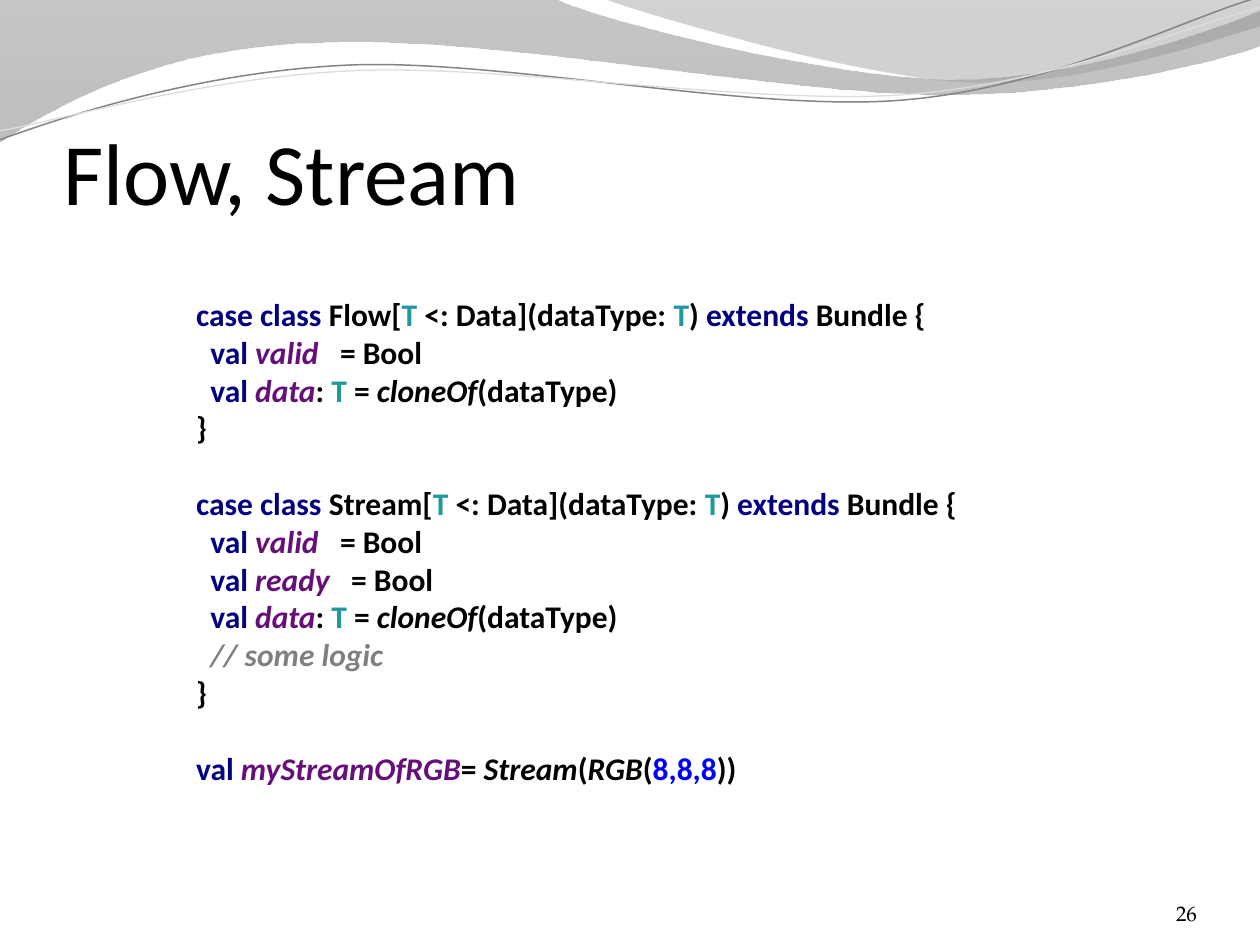
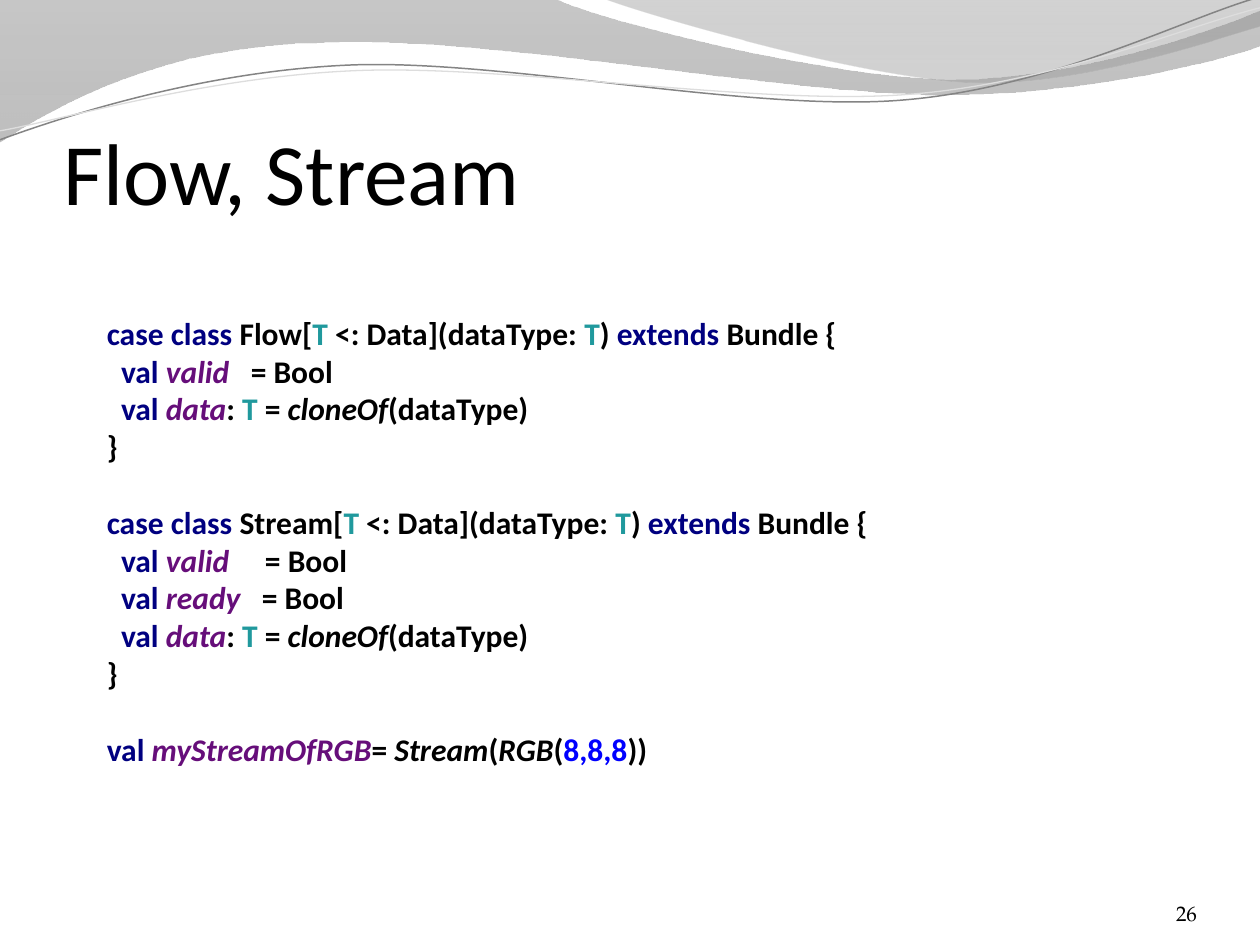
Before and after one commit to SpinalHDL/SpinalDoc, a slide deck: slide 26 of presentation/en/presentation.pptx. Drawn at 1260x945 pixels with LibreOffice and Linux fonts; fonts in the diff are those of the drawing; background and template pictures are left out. Boxes give left, top, right and bottom in pixels: in the first picture for what was removed or moved away, otherwise in the second. Text is boxed around its words. In the diff, an @@ line names an element or a change of style, - is before the commit and + after.

```diff
--- a/presentation/en/presentation.pptx
+++ b/presentation/en/presentation.pptx
@@ text "case class Flow[T <: Data](dataType: ...": place and size @@
-text "case class Flow[T <: Data](dataType: ..." at box(196, 303, 939, 785)
+text "case class Flow[T <: Data](dataType: ..." at box(107, 322, 850, 766)
@@ text at box(107, 322, 850, 652): text changed @@
-case class Flow[T <: Data](dataType: T) extends Bundle {
-val valid = Bool
-val data: T = cloneOf(dataType)
-}
-case class Stream[T <: Data](dataType: T) extends Bundle {
-val valid = Bool
-val ready = Bool
-val data: T = cloneOf(dataType)
-// some logic
-}
+case class Flow[T <: Data](dataType: T) extends Bundle {
+val valid = Bool
+val data: T = cloneOf(dataType)
+}
+case class Stream[T <: Data](dataType: T) extends Bundle {
+val valid = Bool
+val ready = Bool
+val data: T = cloneOf(dataType)
+}
```
Also in this commit, not shown: 17 other slides changed, 1 slide added, 2 other files.
